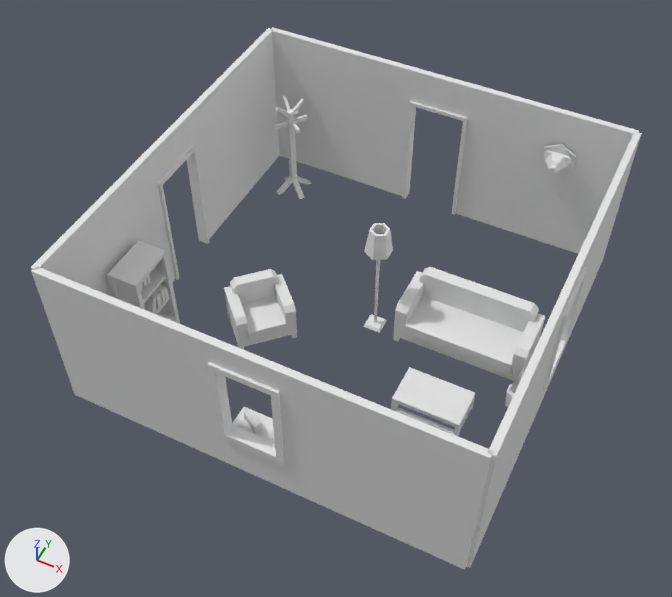
Renders of the Blender file scenes-blender/scene0.blend from each side of a commit.
One viewpoint serves both versions: a 50 mm camera at (3.91, -10.86, 10.93) aimed at (-0.09, -2.86, 0.94). Lighting does not change. The marker at lower left points along +X, +Y and +Z.

The first picture shows 'bear', 'lamp_round_floor', 'lounge_chair', 'lounge_sofa', 'potted_plant.001', 'table_coffee', 'wall.001', 'wall.002', 'wall.003', 'wall.004', 'wall.005', 'wall.006', 'wall.007', 'wall_doorway', 'wall_doorway.001', 'wall_window'.
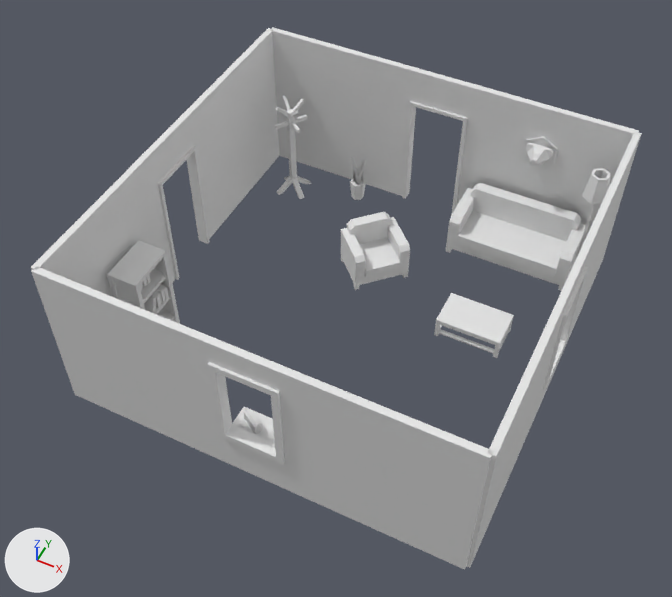
Edits to the bpy script that builds the scene:
```text
Change ob_bear:
    ob_bear.location: (2.0, 0.5, 1.8) -> (1.7, 0.55, 1.8)
Change ob_lounge_chair:
    ob_lounge_chair.location: (-1.2, -3.16, 0.0) -> (-0.2, -1.26, 0.0)
Change ob_table_coffee:
    ob_table_coffee.location: (1.7, -3.4, 0.0) -> (1.7, -1.8, 0.0)
Change ob_potted_plant_001:
    ob_potted_plant_001.location: (2.7, -2.8, 0.0) -> (-1.2, 0.2, 0.0)
Change ob_lounge_sofa:
    ob_lounge_sofa.location: (1.7, -2.1, 0.0) -> (1.7, 0.0, 0.0)
Change ob_lamp_round_floor:
    ob_lamp_round_floor.location: (0.3, -2.3, 0.0) -> (2.7, 0.2, 0.0)
```

Pixel boxes (x1, y1, x2, y2) of what changed, in the pictures (672 x 597 px):
'lounge_sofa', moved: before (393, 267, 545, 380); after (446, 183, 585, 291)
'lounge_chair', moved: before (224, 269, 297, 350); after (341, 212, 410, 290)
'table_coffee', moved: before (391, 367, 475, 436); after (434, 293, 514, 358)
'lamp_round_floor', moved: before (363, 223, 393, 333); after (577, 168, 611, 256)
'bear', moved: before (541, 144, 576, 175); after (523, 136, 558, 167)
'potted_plant.001', moved: before (505, 363, 524, 407); after (350, 155, 366, 200)
